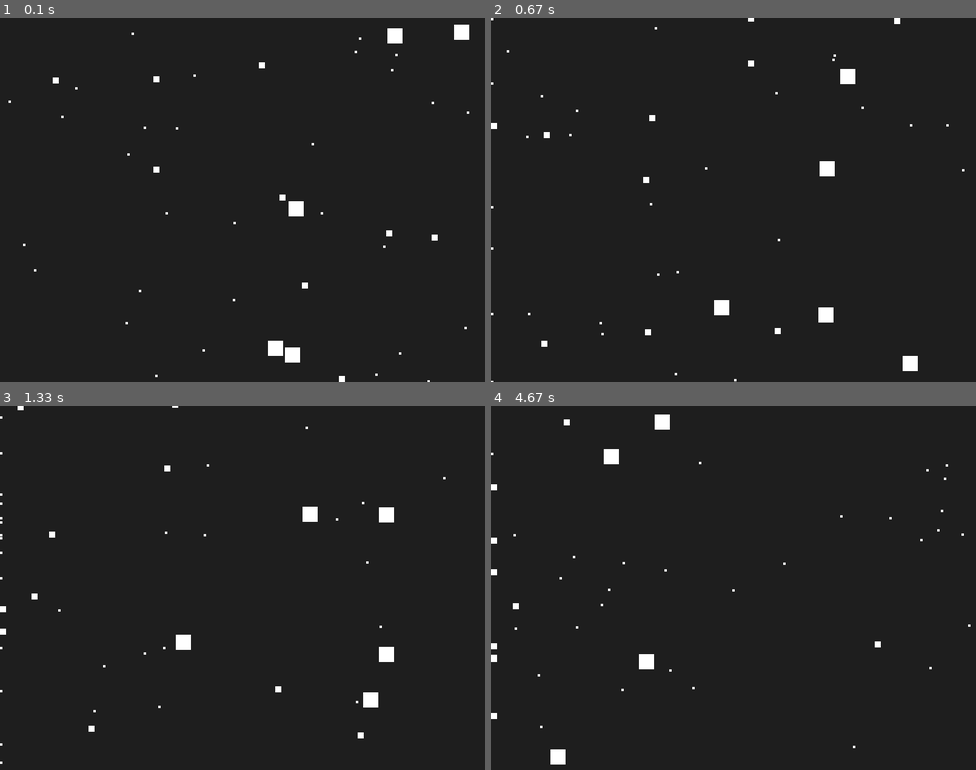
Above: before the commit, frames 1-4 (two rows, left to right).
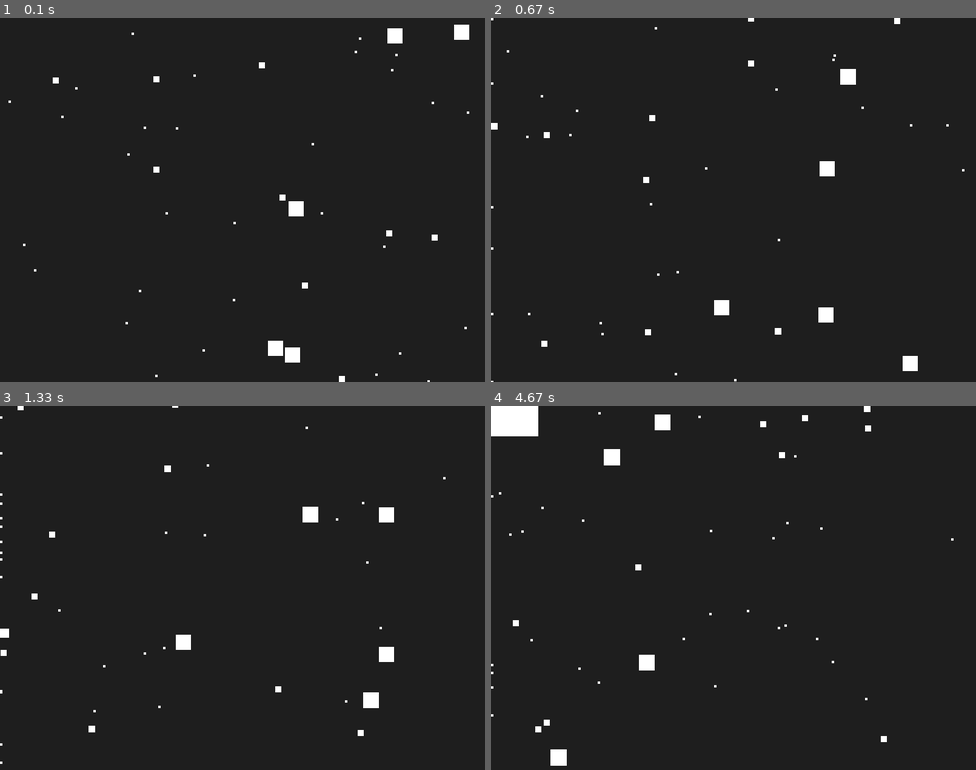
Above: after the commit, the same moments.

Repository: varsa7777/lab8-pygame
Game: pygame game, started from main.py
Two runs of this game, one before a commit and one after it. Both use one fixed random seed, a clock stepped at 60 frames per second and the inputs below.
Inputs:
- Up to frame 1 (0.1 s): no input
- Up to frame 2 (0.67 s): no input
- Up to frame 3 (1.33 s): no input
- Up to frame 4 (4.67 s): no input

Frame 1 is identical in both runs. In frame 2, less than 0.1% of the frame differs, in the area x 0-76%, y 14-87%; in frame 3, 0.2%; in frame 4, 1.5%, in the area x 0-99%, y 0-99%.

Commit message:
exam: q6 - eating++

Diff:
--- a/main.py
+++ b/main.py
@@ -7,7 +7,7 @@
 SCREEN_WIDTH = 800
 SCREEN_HEIGHT = 600
 MIN_SQUARE_SIZE = 20
-MAX_SQUARE_SIZE = 60
+MAX_SQUARE_SIZE = 100
 SQUARE_COUNT = 20
 FPS = 60
 
@@ -102,8 +102,12 @@
                     continue
                 if check_collision(a, b):
                     if a.rect.size[0] > b.rect.size[0]:
+                        if a.rect.size[0] < MAX_SQUARE_SIZE:
+                            a.rect.size = a.rect.size[0] + b.rect.size[0]/3, a.rect.size[0] + b.rect.size[0]/3
                         eaten.add(j)
                     elif b.rect.size[0] > a.rect.size[0]:
+                        if b.rect.size[0] < MAX_SQUARE_SIZE:
+                            b.rect.size = b.rect.size[0] + a.rect.size[0]/3, b.rect.size[0] + a.rect.size[0]/3
                         eaten.add(i)
 
         for i in eaten:
